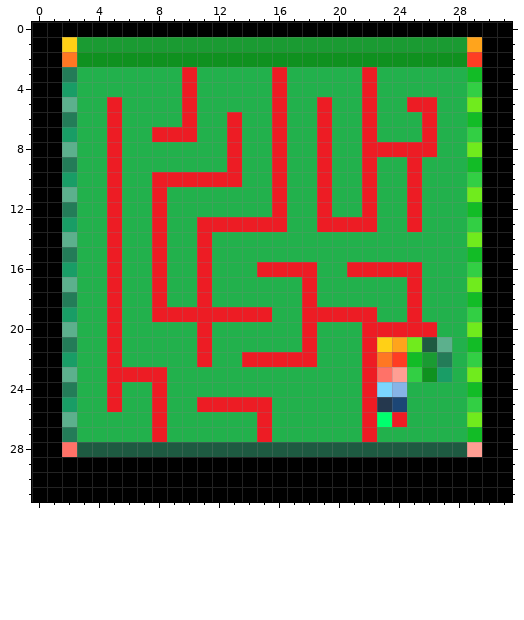
One commit to this pixel-art sprite: res/textures/test.png. The picture above was drawn from the file before the commit.
The file is 32x32 pixels.
After:
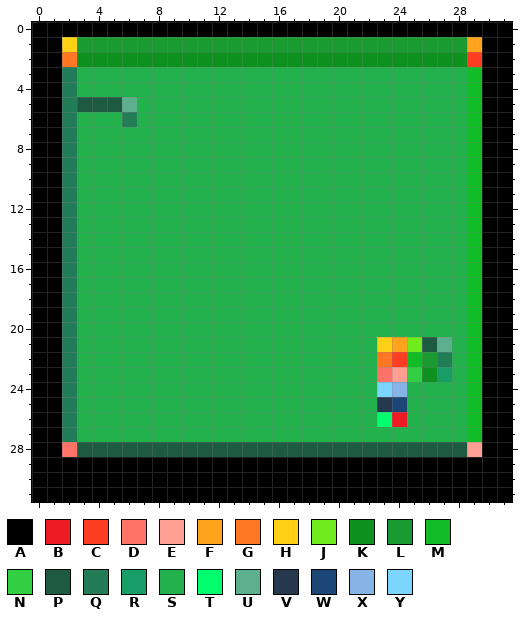
Palette (. is transparent): A #000000  B #ed1c24  C #ff3d23  D #ff7268  E #ff9e93  F #ffa41c  G #ff7723  H #ffd016  J #70eb1d  K #0f911f  L #1a9b32  M #12bc26  N #32cf44  P #1e5a41  Q #237c58  R #199d66  S #22b14c  T #00ff6e  U #5cb08d  V #25384e  W #1c4676  X #86b4e7  Y #7bd5fe
What changed:
The edit turns colour J into colour M in row 5 at x 29; in row 8 at x 29; in row 11 at x 29; in row 14 at x 29; in row 17 at x 29; in row 20 at x 29.
The edit turns colour J into colour M in row 23 at x 29; in row 26 at x 29.
The edit turns colour N into colour M in row 4 at x 29; in row 7 at x 29; in row 10 at x 29; in row 13 at x 29; in row 16 at x 29; in row 19 at x 29.
The edit turns colour N into colour M in row 22 at x 29; in row 25 at x 29.
The edit turns colour B into colour P in row 5 at x 5.
The edit turns colour S into colour P in row 5 at x 3 to 4.
The edit turns colour R into colour Q in row 4 at x 2; in row 7 at x 2; in row 10 at x 2; in row 13 at x 2; in row 16 at x 2; in row 19 at x 2.
The edit turns colour R into colour Q in row 22 at x 2; in row 25 at x 2.
The edit turns colour S into colour Q in row 6 at x 6.
The edit turns colour U into colour Q in row 5 at x 2; in row 8 at x 2; in row 11 at x 2; in row 14 at x 2; in row 17 at x 2; in row 20 at x 2.
The edit turns colour U into colour Q in row 23 at x 2; in row 26 at x 2.
The edit turns colour B into colour S in rows 3 to 4 at x 10, 16 and 22; in row 5 at x 10, 16, 19, 22 and 25 to 26; in row 6 at x 5, 10, 13, 16, 19, 22 and 26; in row 7 at x 5, 8 to 10, 13, 16, 19, 22 and 26; in row 8 at x 5, 13, 16, 19 and 22 to 26; in row 9 at x 5, 13, 16, 19, 22 and 25.
The edit turns colour B into colour S in row 10 at x 5, 8 to 13, 16, 19, 22 and 25; in rows 11 to 12 at x 5, 8, 16, 19, 22 and 25; in row 13 at x 5, 8, 11 to 16, 19 to 22 and 25; in rows 14 to 15 at x 5, 8 and 11; in row 16 at x 5, 8, 11, 15 to 18 and 21 to 25; in rows 17 to 18 at x 5, 8, 11, 18 and 25.
The edit turns colour B into colour S in row 19 at x 5, 8 to 15, 18 to 22 and 25; in row 20 at x 5, 11, 18 and 22 to 26; in row 21 at x 5, 11, 18 and 22; in row 22 at x 5, 11, 14 to 18 and 22; in row 23 at x 5 to 8 and 22; in row 24 at x 5, 8 and 22.
The edit turns colour B into colour S in row 25 at x 5, 8, 11 to 15 and 22; in rows 26 to 27 at x 8, 15 and 22.
The edit turns colour S into colour U in row 5 at x 6.
Changed places in both pictures, as pixel boxes (x1, y1, x2, y2):
changed: (62, 67, 482, 442)
